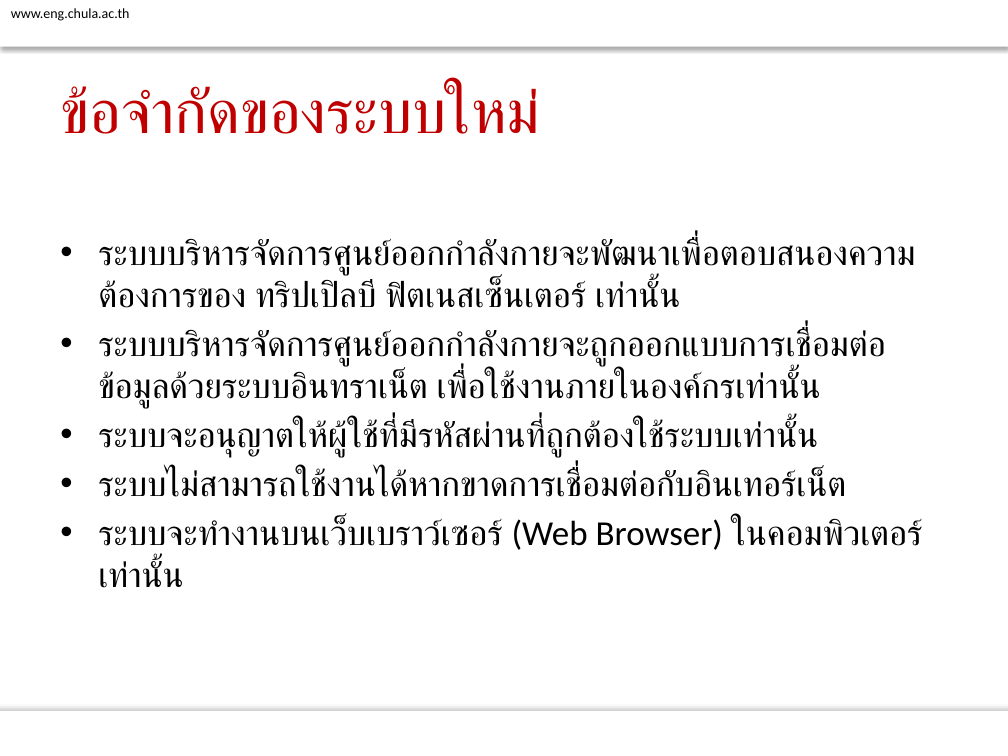
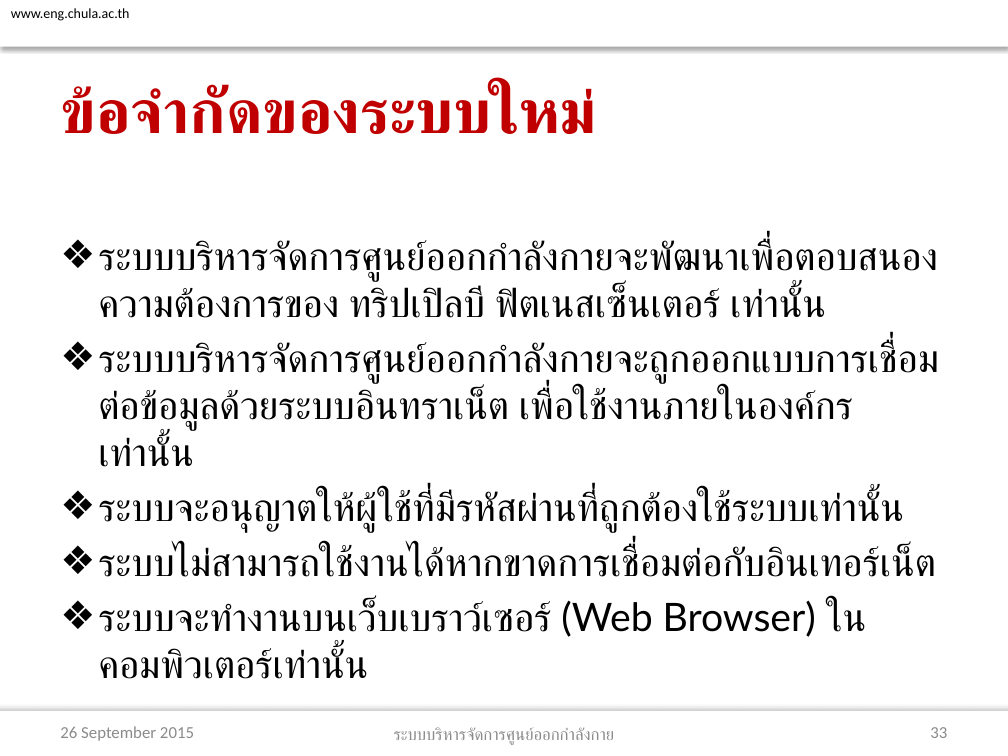
Before and after one commit to atadeesom/BubbleBeeDoc, a slide deck: slide 33 of Proposal/Final/Presentation R1.pptx (slide 32 before the commit). Drawn at 1008x756 pixels with LibreOffice and Linux fonts; fonts in the diff are those of the drawing; background and template pictures are left out. Boxes give left, top, right and bottom in pixels: in the first picture for what was removed or moved away, otherwise in the second. Text is boxed around its words. In the diff, an @@ line names an element or a change of style, - is before the commit and + after.

```diff
--- a/Proposal/Final/Presentation R1.pptx
+++ b/Proposal/Final/Presentation R1.pptx
@@ title "ข้อจำกัดของระบบใหม่" at [60, 85, 596, 134]: font Calibri to Lato, bold on @@
@@ text "ระบบบริหารจัดการศูนย์ออกกำลังกายจะพัฒนาเพื่อตอบสนองความต้องก ..." at [98, 239, 939, 679]: size 25 to 28 pt, font Calibri to Lato; bullet • to ❖ @@
@@ text added at [60, 726, 194, 741], 12 pt, text #8C8C8C @@
+26 September 2015
@@ text added at [394, 727, 615, 745], 12 pt, text #8C8C8C @@
+ระบบบริหารจัดการศูนย์ออกกำลังกาย
@@ page number added at [930, 727, 947, 738], 12 pt, text #8C8C8C @@
+33
```
Also in this commit, not shown: 29 other slides changed, 6 slides added, 6 slides removed.
